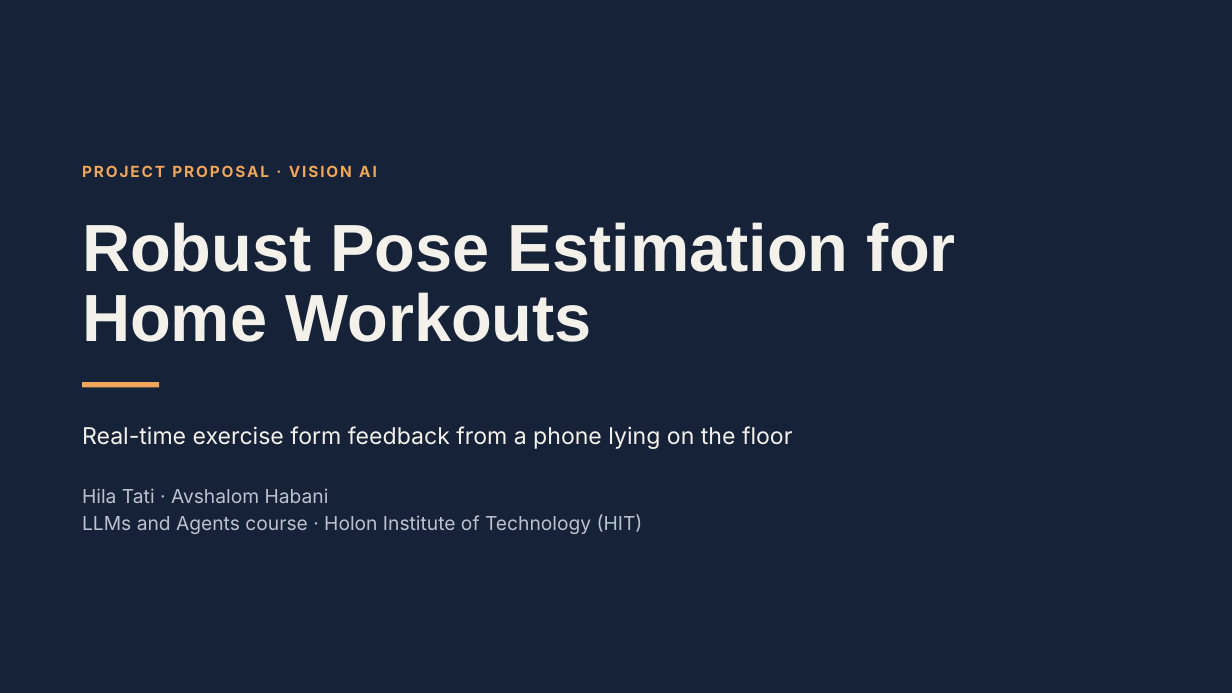
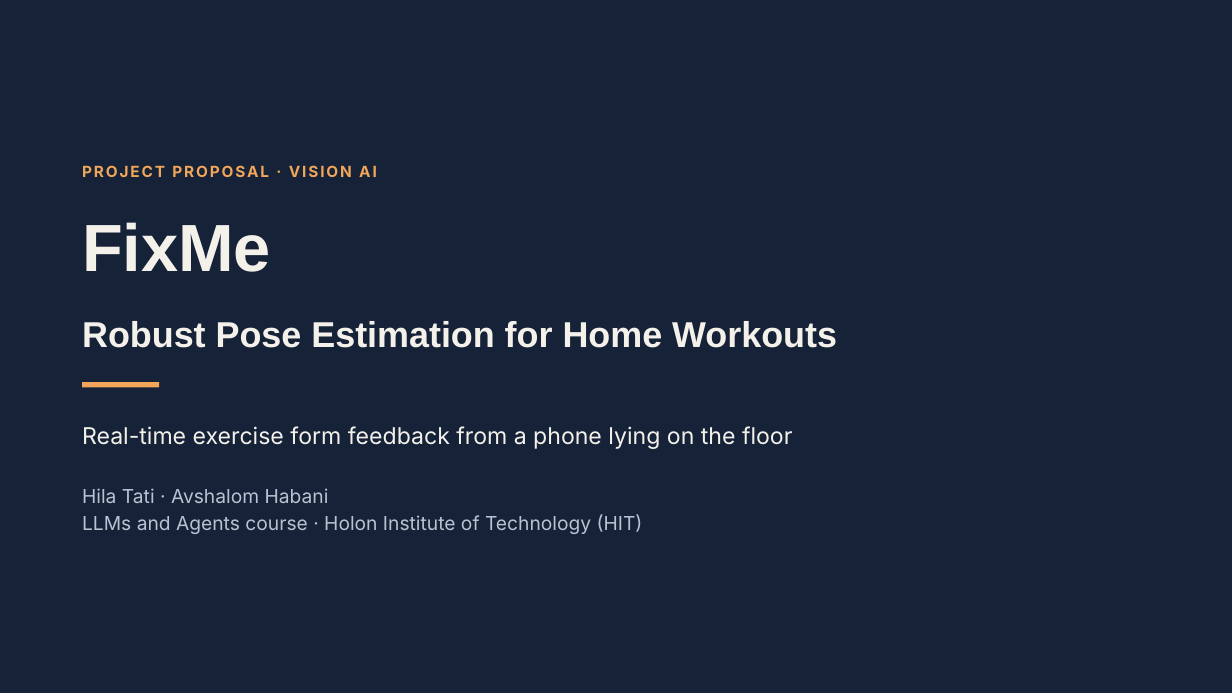
Before and after one commit to avshalomhabany/FixMe, a slide deck: slide 1 of FixMe_by_Hila_and_Avshi.pptx. Drawn at 1232x693 pixels with LibreOffice and Linux fonts; fonts in the diff are those of the drawing. Boxes give left, top, right and bottom in pixels: in the first picture for what was removed or moved away, otherwise in the second. Text is boxed around its words. In the diff, an @@ line names an element or a change of style, - is before the commit and + after.

```diff
--- a/FixMe_by_Hila_and_Avshi.pptx
+++ b/FixMe_by_Hila_and_Avshi.pptx
@@ title at <box>82,222,271,272</box>: paragraph added @@
+FixMe
@@ title at <box>82,321,837,348</box>: size 52 to 28 pt in "Robust Pose Estimation for Home Workouts" @@
```
Also in this commit, not shown: 2 other files.
